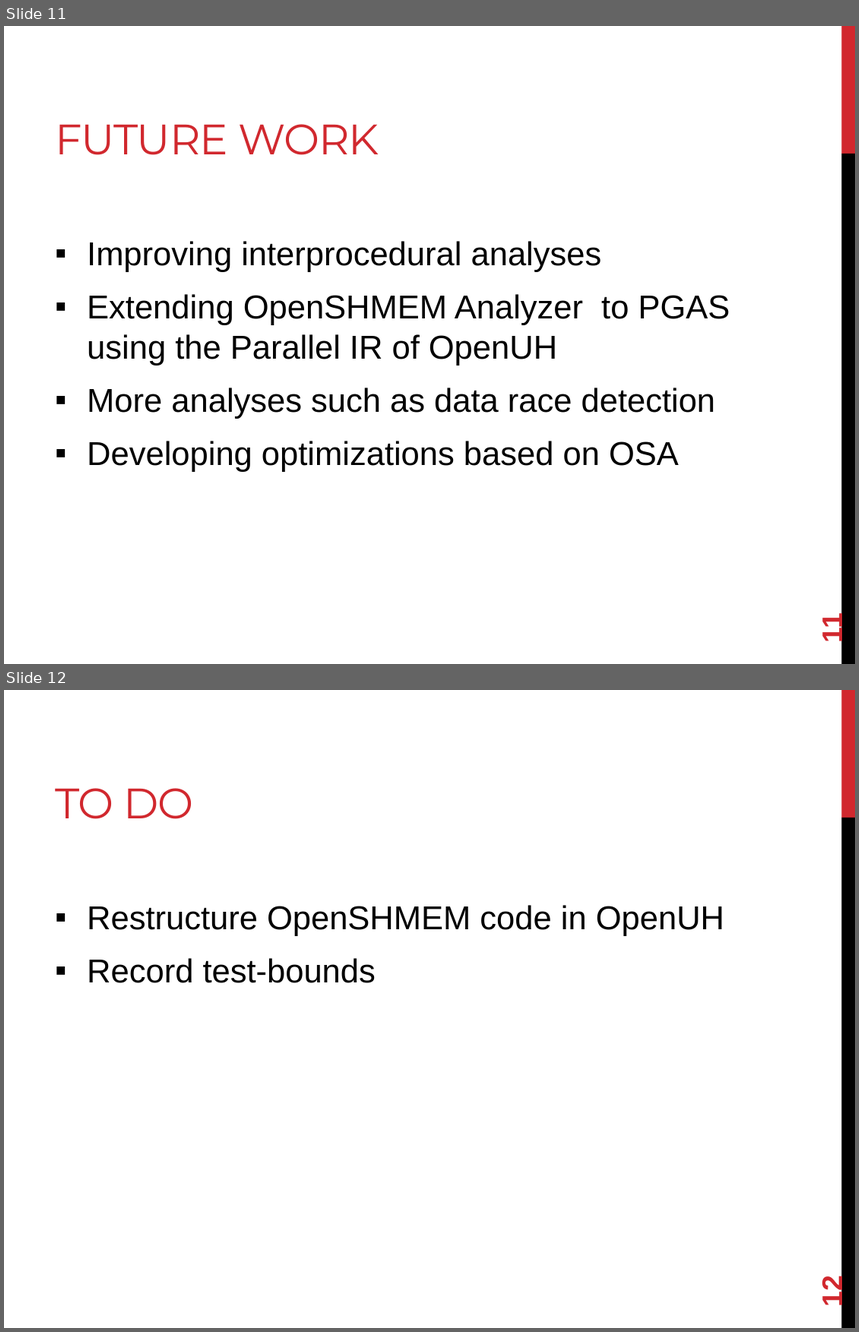
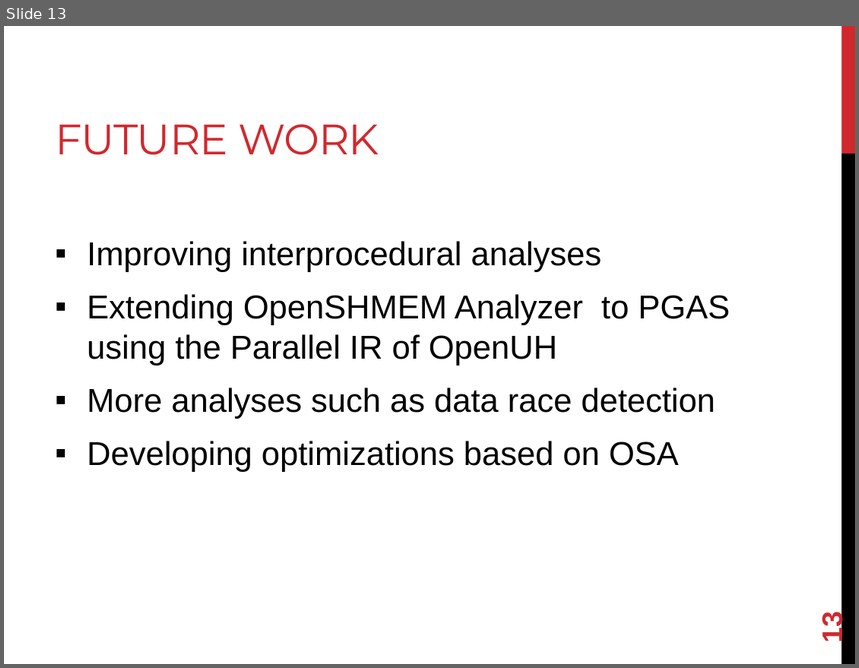
Before and after one commit to openshmem-org/sc14-tutorial, a slide deck: PGAS-Analyzer.pptx. Shown one above the other, each under a label of ours: slides 11 and 12 before the commit, slide 13 after it. The pictures are 859x1332 and 859x668 pixels, drawn with LibreOffice and Linux fonts; fonts in the diff are those of the drawing. Boxes give left, top, right and bottom in pixels: in the first picture for what was removed or moved away, otherwise in the second. Text is boxed around its words. In the diff, an @@ line names an element or a change of style, - is before the commit and + after.

```diff
--- a/PGAS-Analyzer.pptx
+++ b/PGAS-Analyzer.pptx
@@ slide 12 removed at bbox=[4, 690, 855, 1328], background #FFFFFF; not listed: 2 template elements that a slide beside it also shows @@
@@ title removed at bbox=[55, 788, 194, 819] @@
-TO DO
@@ text removed at bbox=[87, 905, 724, 983] @@
-▪ Restructure OpenSHMEM code in OpenUH
-▪ Record test-bounds
@@ page number removed at bbox=[816, 1279, 848, 1306] @@
-12
@@ what was slide 11 is now slide 13 @@
@@ page number at bbox=[816, 615, 848, 642]: text changed @@
-11
+13
```
Also in this commit, not shown: 3 slides changed, 2 slides added.
